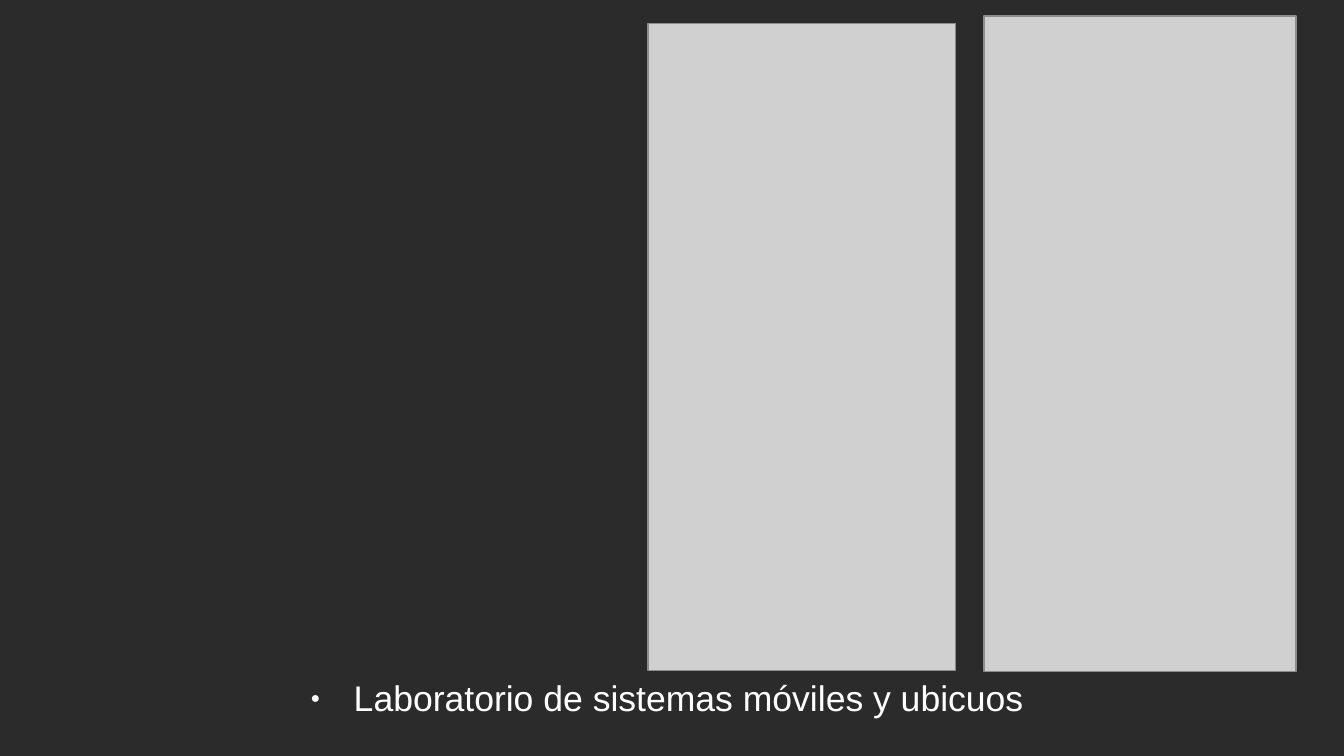
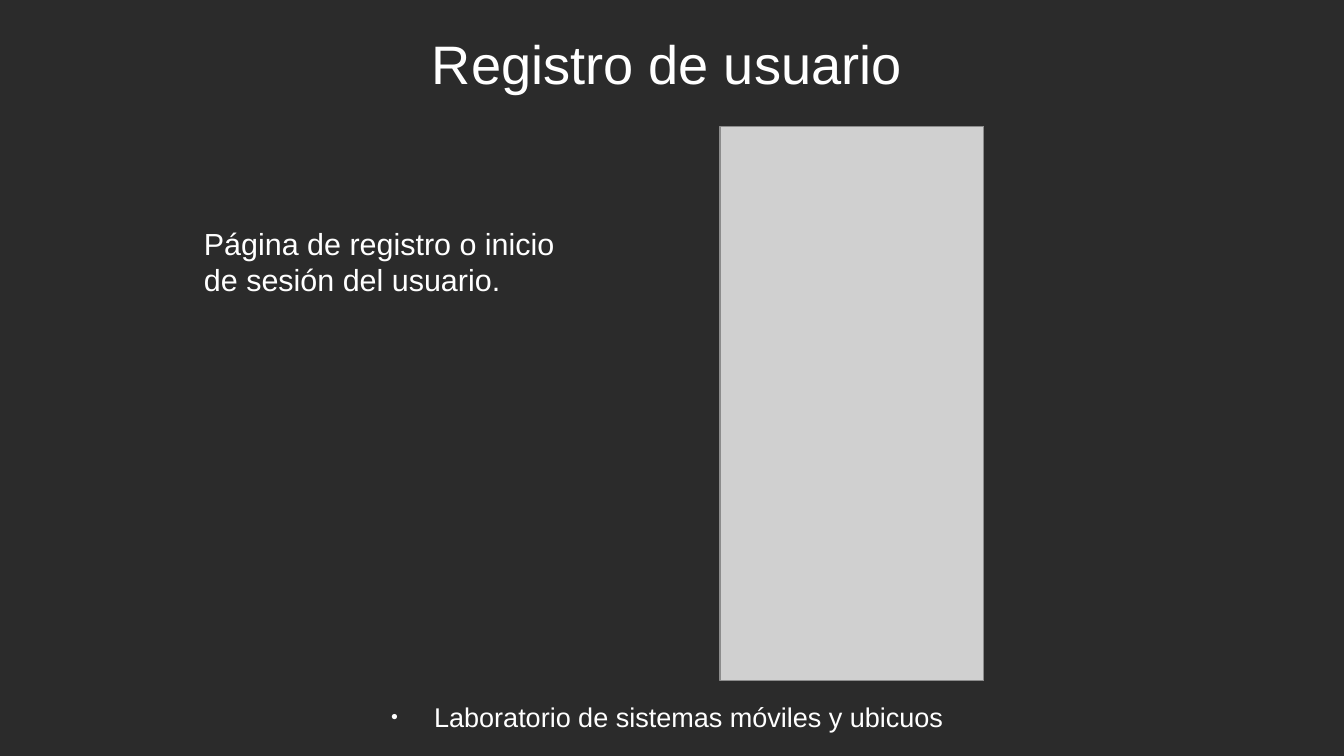
Before and after one commit to rubenmr13/PracticaFinal-LSMU, a slide deck: slide 11 of ProyectoFinal.odp (slide 4 before the commit). Drawn at 1344x756 pixels with LibreOffice and Linux fonts; fonts in the diff are those of the drawing; grey boxes stand for pictures; background and template pictures are left out; a plain dark background stands for a picture behind light text. Boxes give left, top, right and bottom in pixels: in the first picture for what was removed or moved away, otherwise in the second. Text is boxed around its words. In the diff, an @@ line names an element or a change of style, - is before the commit and + after.

```diff
--- a/ProyectoFinal.odp
+++ b/ProyectoFinal.odp
@@ picture removed at (984,16,1296,672) @@
@@ title added at (432,44,902,94), 32 pt, text #FFFFFF @@
+Registro de usuario
@@ picture: place and size @@
-picture at (648,23,956,671)
+picture at (721,127,985,682)
@@ text added at (204,232,554,292), 18 pt, text #FFFFFF @@
+Página de registro o inicio de sesión del usuario.
@@ text "Laboratorio de sistemas móviles y ...": place and size @@
-text "Laboratorio de sistemas móviles y ..." at (354,685,1024,719)
+text "Laboratorio de sistemas móviles y ..." at (434,707,943,732)
@@ text "Laboratorio de sistemas móviles y ..." at (434,707,943,732): size 21 to 16 pt @@
```
Also in this commit, not shown: 10 other slides changed, 9 slides added, 1 slide removed.
